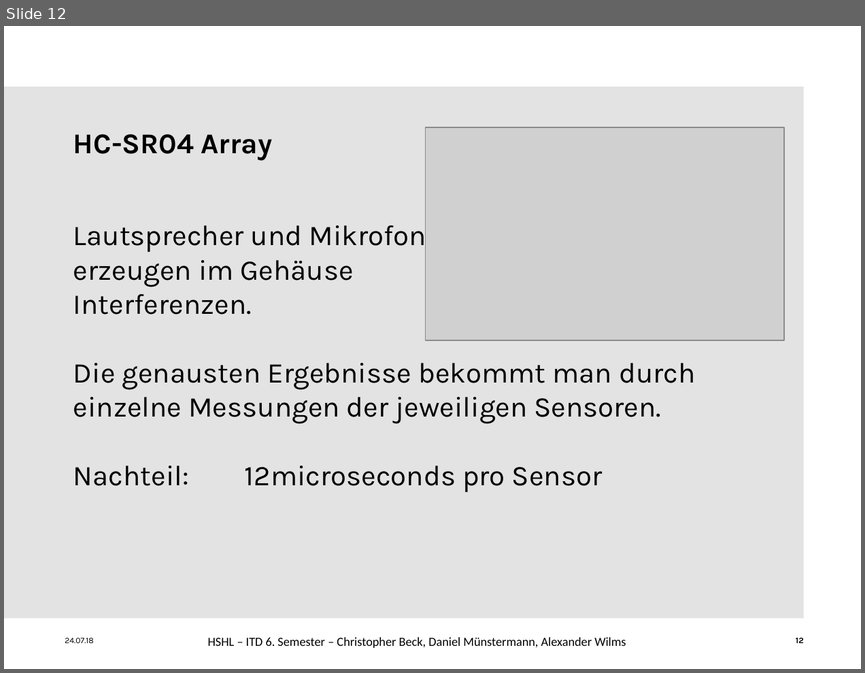
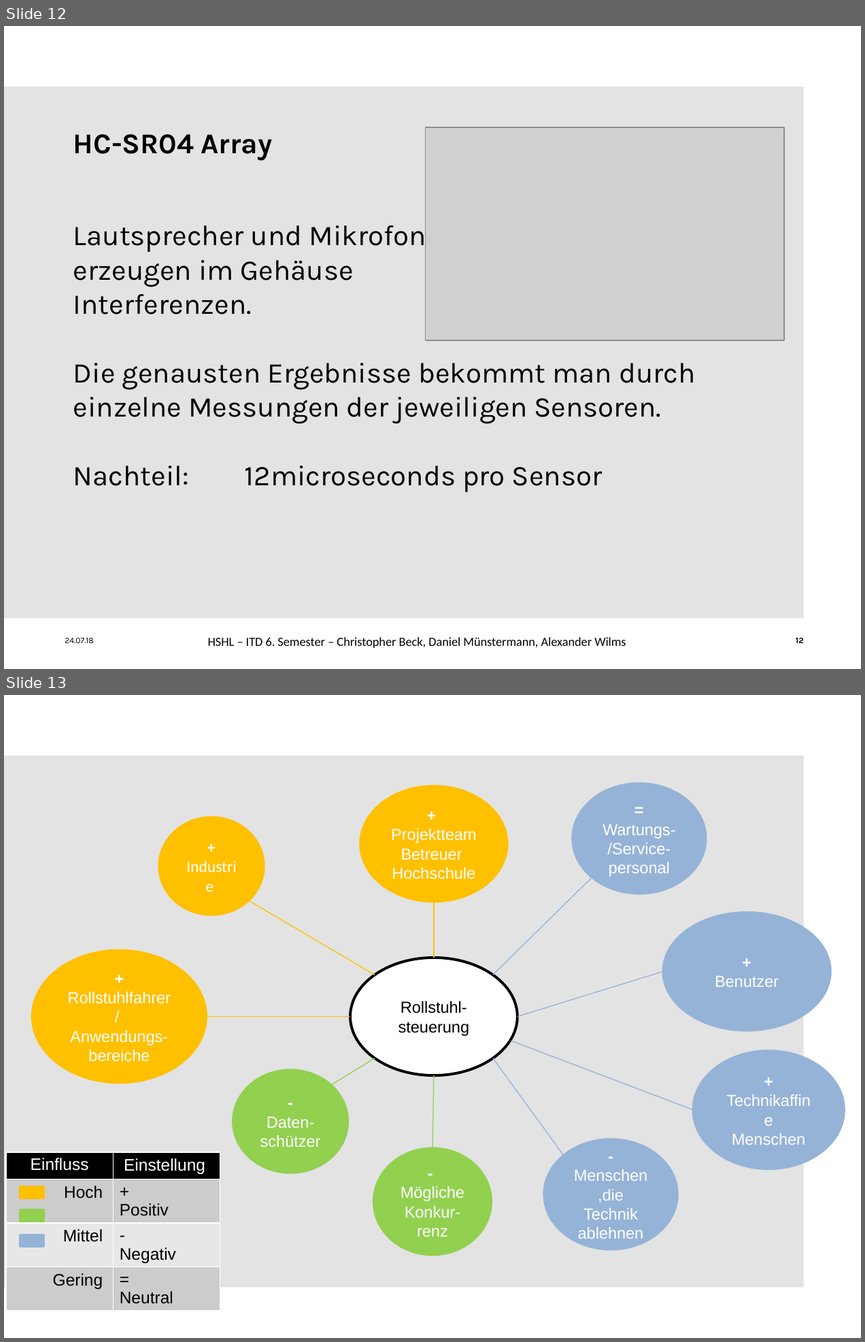
Before and after one commit to ChristineAgethen/Interaktionskonzept_Rollstuhl, a slide deck: Interaktionskonzept.pptx. Shown one above the other, each under a label of ours: slide 12 before the commit, slides 12 and 13 after it. The pictures are 865x673 and 865x1342 pixels, drawn with LibreOffice and Linux fonts; fonts in the diff are those of the drawing; grey boxes stand for pictures; background and template pictures are left out. Boxes give left, top, right and bottom in pixels: in the first picture for what was removed or moved away, otherwise in the second. Text is boxed around its words. In the diff, an @@ line names an element or a change of style, - is before the commit and + after.

```diff
--- a/Interaktionskonzept.pptx
+++ b/Interaktionskonzept.pptx
@@ slide 13 added at <box>4,695,861,1338</box>, background #FFFFFF; not listed: 1 template element that a slide beside it also shows @@
@@ ellipse added at <box>360,786,507,900</box>, fill #FFC000, outline #FFC000 2 pt, 13.5 pt, text #FFFFFF @@
++
+Projektteam
+Betreuer
+Hochschule
@@ ellipse added at <box>572,783,705,893</box>, fill #95B3D7, outline #95B3D7 2 pt, 13.5 pt, text #FFFFFF @@
+=
+Wartungs-/Service-
+personal
@@ ellipse added at <box>159,817,264,915</box>, fill #FFC000, outline #FFC000 2 pt, 13.5 pt, text #FFFFFF @@
++
+Industrie
@@ line added from (492, 974) to (592, 877), #95B3D7 0.75 pt @@
@@ line added from (375, 974) to (248, 900), #FFC000 0.75 pt @@
@@ line added from (434, 957) to (434, 902), #FFC000 0.75 pt @@
@@ ellipse added at <box>663,913,830,1030</box>, fill #95B3D7, outline #95B3D7 2 pt, 13.5 pt, text #FFFFFF @@
++
+Benutzer
@@ ellipse added at <box>33,950,206,1083</box>, fill #FFC000, outline #FFC000 2 pt, 13.5 pt, text #FFFFFF @@
++
+Rollstuhlfahrer / Anwendungs-bereiche
@@ ellipse added at <box>350,957,517,1074</box>, fill #FFFFFF, outline #000000 2.25 pt, 13.5 pt, text #000000 @@
+Rollstuhl-steuerung
@@ line added from (663, 971) to (517, 1016), #95B3D7 0.75 pt @@
@@ line added from (350, 1016) to (206, 1016), #FFC000 0.75 pt @@
@@ line added from (511, 1040) to (693, 1110), #95B3D7 0.75 pt @@
@@ line added from (375, 1058) to (331, 1085), #92D050 0.75 pt @@
@@ line added from (564, 1155) to (492, 1058), #95B3D7 0.75 pt @@
@@ ellipse added at <box>693,1051,844,1168</box>, fill #95B3D7, outline #95B3D7 2 pt, 13.5 pt, text #FFFFFF @@
++
+Technikaffine
+Menschen
@@ ellipse added at <box>232,1070,347,1172</box>, fill #92D050, outline #92D050 2 pt, 13.5 pt, text #FFFFFF @@
+-
+Daten-
+schützer
@@ line added from (434, 1075) to (432, 1149), #92D050 0.75 pt @@
@@ ellipse added at <box>544,1139,677,1249</box>, fill #95B3D7, outline #95B3D7 2 pt, 13.5 pt, text #FFFFFF @@
+-
+Menschen,die Technik ablehnen
@@ table added at <box>6,1152,220,1317</box>, 4 rows, 2 columns @@
+Einfluss | Einstellung
+Hoch | + Positiv
+Mittel | - Negativ
+Gering | = Neutral
@@ ellipse added at <box>374,1149,492,1255</box>, fill #92D050, outline #92D050 2 pt, 13.5 pt, text #FFFFFF @@
+-
+Mögliche Konkur-
+renz
@@ rectangle added at <box>20,1187,43,1198</box>, fill #FFC000, outline #FFC000 2 pt @@
@@ rectangle added at <box>20,1210,43,1221</box>, fill #92D050, outline #92D050 2 pt @@
@@ rectangle added at <box>20,1235,43,1246</box>, fill #95B3D7, outline #95B3D7 2 pt @@
```
Also in this commit, not shown: 4 slides changed, 8 other slides added.
